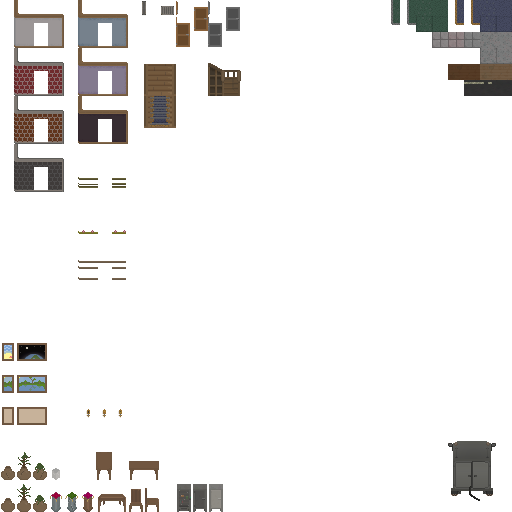
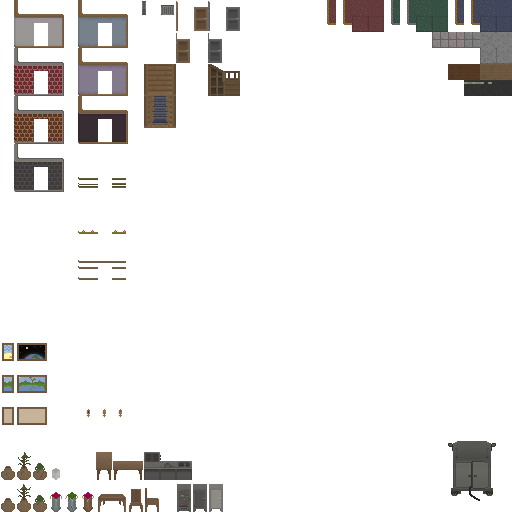
Layers edited between the first and the second 512 × 512 image:
added group "Kitchen" with 6 layers above "Floors" over [144, 452, 192, 480]
added layer "Layer 233" (28%) in group "Kitchen" over [144, 467, 192, 468]
added layer "Layer 232" in group "Kitchen" over [144, 468, 192, 473]
added layer "Layer 225" in group "Kitchen" over [164, 463, 175, 468]
added layer "Layer 222" in group "Kitchen" over [144, 452, 192, 480]
renamed "Layer 204" to "Layer 214", opacity 65% → 100%, blend color → normal, painted on it over [327, 0, 384, 32]
renamed "Layer 163 copy" to "Layer 241", opacity 58% → 100%, painted on it over [208, 64, 240, 96]
removed layer "Layer 164" from group "Stairs" over [208, 63, 241, 96]
removed layer "Layer 63" from group "Doors" over [176, 1, 240, 47]
added layer "Layer 242" in group "Doors" over [208, 1, 240, 63]
added layer "Layer 211" in group "Doors" over [176, 1, 208, 63]
renamed "Layer 106" to "Layer 236", painted on it over [96, 1, 174, 480]
removed layer "Layer 65" from group "Ground" over [96, 1, 174, 480]
